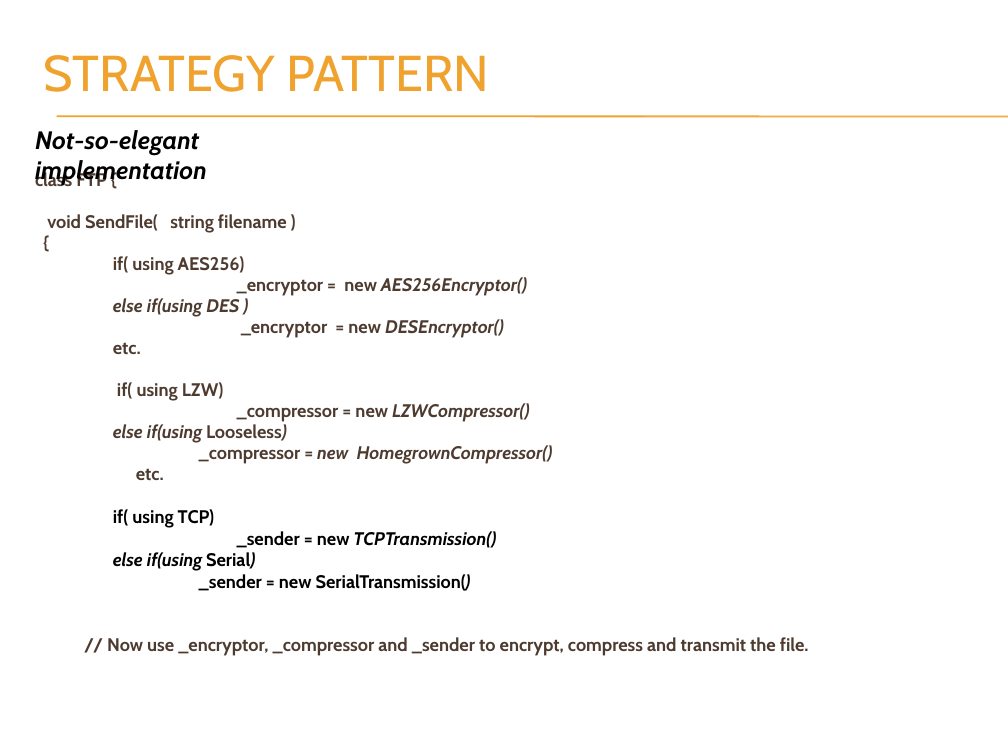
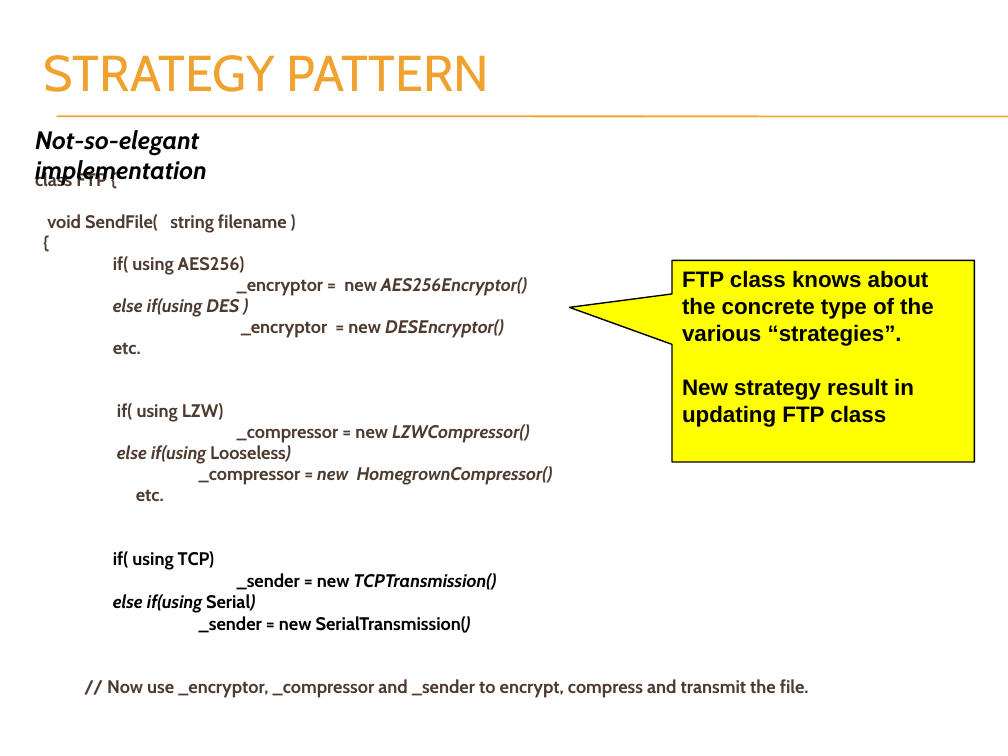
Before and after one commit to h-t-tran/DesignPattern, a slide deck: slide 40 of Design Pattern Presentation.pptx (slide 37 before the commit). Drawn at 1008x756 pixels with LibreOffice and Linux fonts; fonts in the diff are those of the drawing; background and template pictures are left out. Boxes give left, top, right and bottom in pixels: in the first picture for what was removed or moved away, otherwise in the second. Text is boxed around its words. In the diff, an @@ line names an element or a change of style, - is before the commit and + after.

```diff
--- a/Design Pattern Presentation.pptx
+++ b/Design Pattern Presentation.pptx
@@ text "class FTP {" rewrapped from bbox=[35, 171, 809, 656] to bbox=[35, 171, 809, 698] @@
@@ speech box added at bbox=[672, 260, 975, 462], fill #FFFF00, outline #000000 1 pt, 16 pt, text #000000, bold @@
+FTP class knows about the concrete type of the various “strategies”.
+New strategy result in updating FTP class
```
Also in this commit, not shown: 8 other slides changed, 12 slides added.
